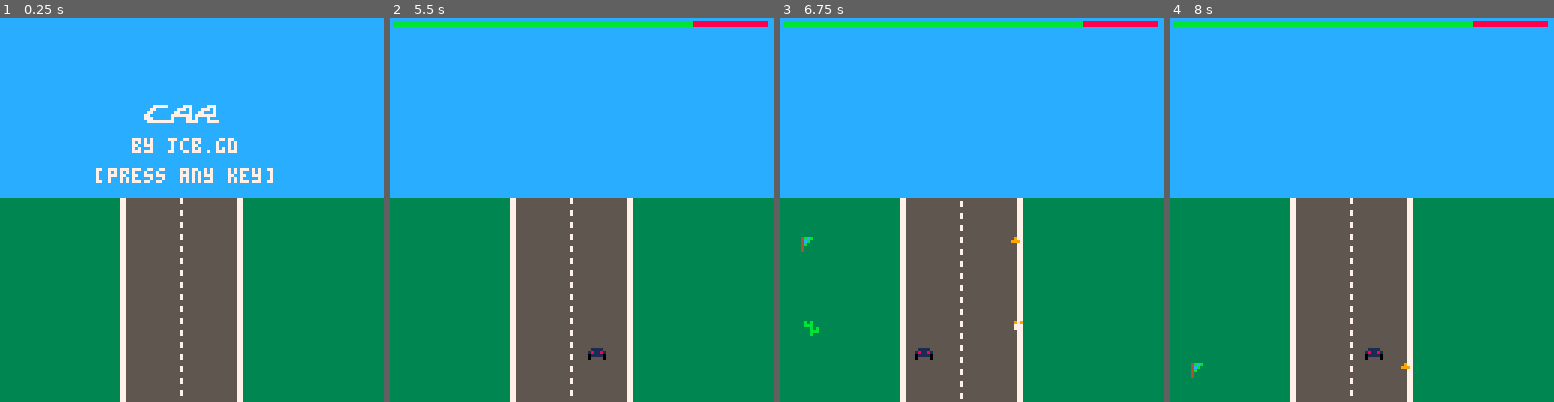
Above: before the commit, frames 1-4 (left to right).
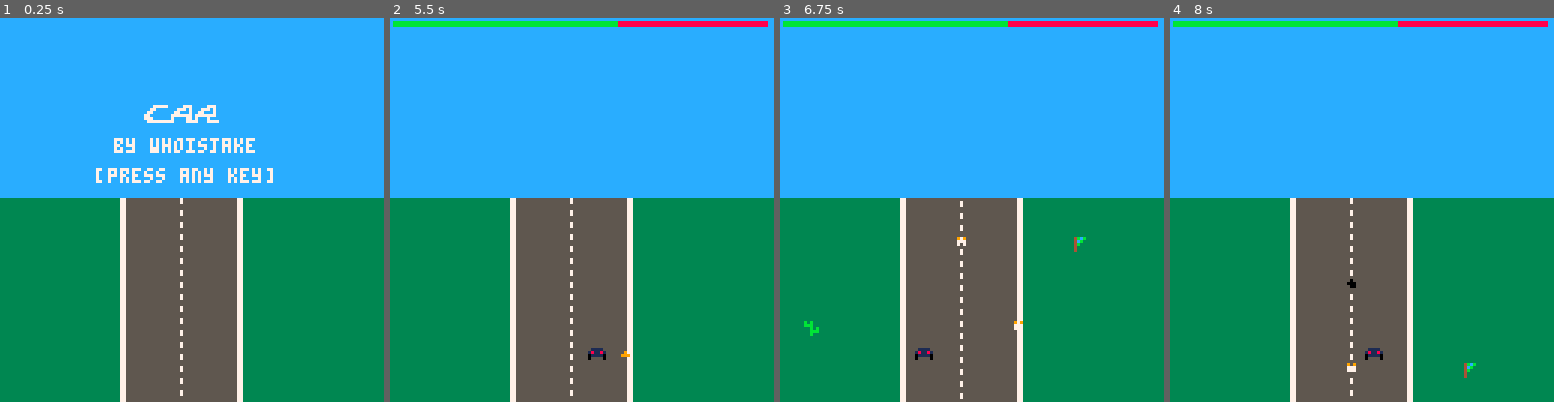
Above: after the commit, the same moments.

Repository: whoisjake/pico-8-carts
Game: PICO-8 cartridge car.p8
The game is run twice, just before and just after one commit, with the same random seed, the same clock (stepped at 60 frames per second) and the same inputs.
Inputs:
- Up to frame 1 (0.25 s): no input
- Up to frame 2 (5.5 s): tap O (Z key) at 0.33, 0.7, 1.43, 2.22, 3.1, 3.98, 4.87 s; tap X (X key) at 1.07, 2.07, 2.4, 2.73, 3.07, 3.4, 3.73, 4.07, 4.4, 4.73, 5.07, 5.4 s; hold Left 1.97-2.37 s; hold Down 2.42-2.82 s; hold Right 2.87-3.53 s; hold Up 3.58-4.08 s; hold Right 4.13-4.53 s; hold Down 4.58-5.08 s; hold Left from 5.13 s (still down)
- Up to frame 3 (6.75 s): tap X (X key) every 0.33 s from 5.73 to 6.73 s; tap O (Z key) at 5.75, 6.63 s; release Left at 5.8 s; hold Up 5.85-6.18 s; hold Left 6.23-6.63 s; hold Down from 6.68 s (still down)
- Up to frame 4 (8 s): tap X (X key) at 7.07, 7.4, 7.73 s; release Down at 7.08 s; hold Right 7.13-7.8 s; tap O (Z key) at 7.52 s; hold Up from 7.85 s (still down)

The runs differ from the first frame. In frame 1, 0.7% of the frame differs, in the area x 29-67%, y 31-36%; in frame 2, 0.3%; in frame 3, 0.5%; in frame 4, 0.5%.

Commit message:
More scenery and change name

Diff:
--- a/car.p8
+++ b/car.p8
@@ -44,7 +44,7 @@
  	add(baddies,baddie)
  end
 
- for i=0,2 do
+ for i=0,5 do
  	thing = {}
  	thing.x = flr(rnd(40))
  	thing.y = 60 - i*100
@@ -73,7 +73,7 @@
 		baddie.y += car.v
 		if (baddie.y > 127) then
 			baddie.s = random_baddie()
-			baddie.y = -100
+			baddie.y = 0
 			baddie.x = flr(rnd(40) + 40)
 		end
 	end
@@ -90,7 +90,11 @@
 		if (thing.y > 127) then
 			thing.s = random_thing()
 			thing.y = -100
-			thing.x = flr(rnd(40))
+			if (rnd(100) > 50) then
+				thing.x = flr(rnd(40))
+			else
+				thing.x = 80 + flr(rnd(40))
+			end
 		end
 	end
 end
@@ -224,7 +228,7 @@
 	spr(17,56,28)
 	spr(18,64,28)
 	spr(19,72,28)
-	print("by jcb.gd",44,40)
+	print("by whoisjake",38,40)
 	print("[press any key]",32,50)
 end
 
